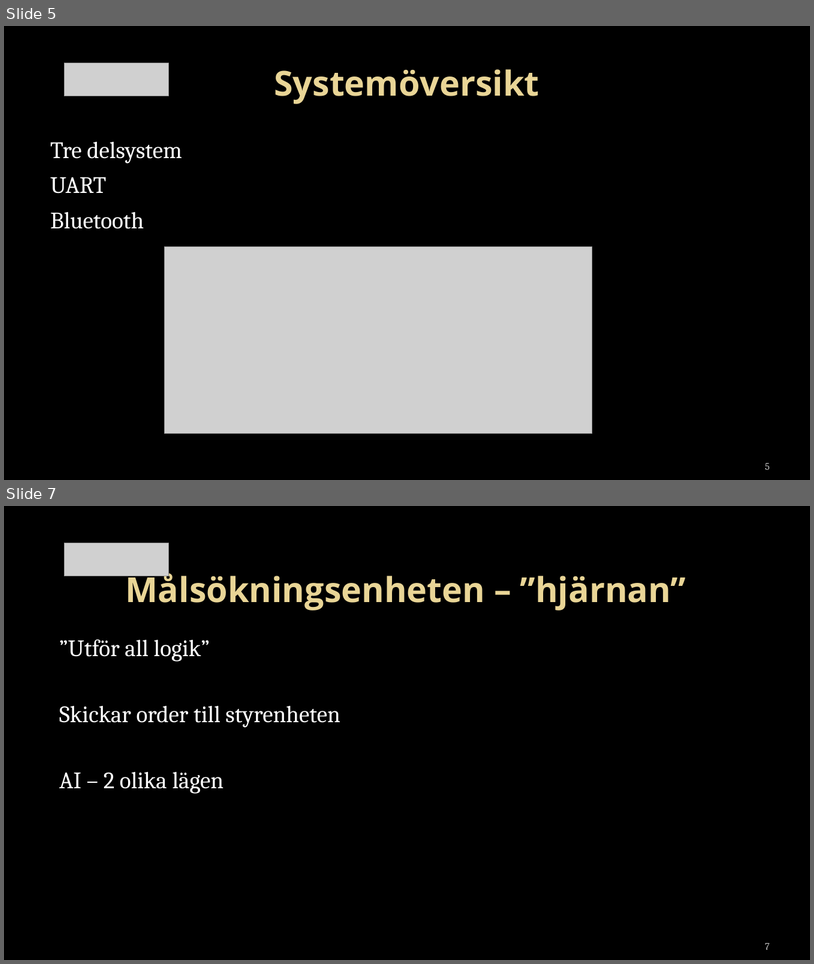
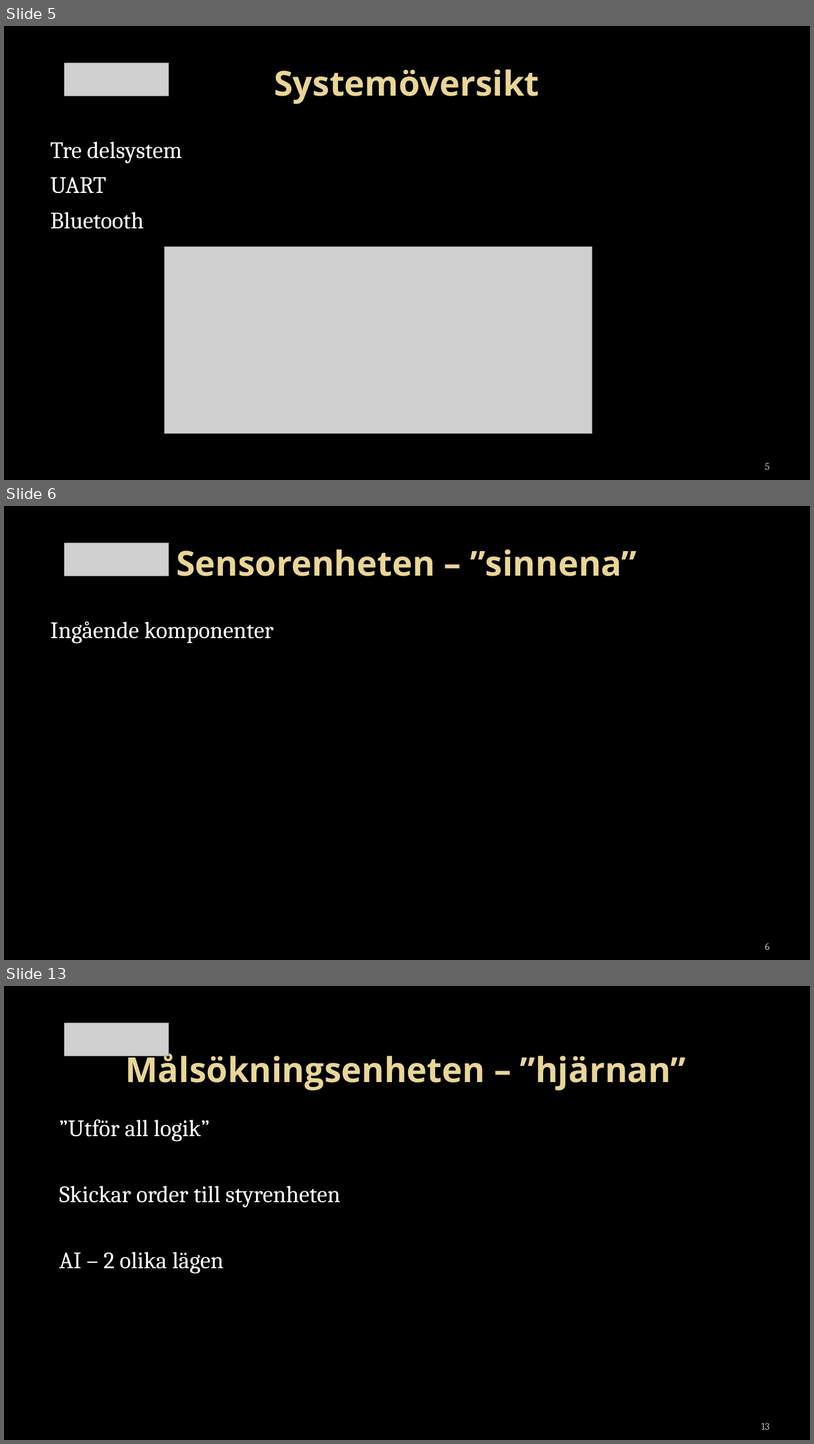
Before and after one commit to towni0/TSEA29---MrRobot, a slide deck: docs/TSEA29 - presentation v.01.pptx. Shown one above the other, each under a label of ours: slides 5 and 7 before the commit, slides 5, 6 and 13 after it; the slides between them are not shown. The pictures are 814x964 and 814x1444 pixels, drawn with LibreOffice and Linux fonts; fonts in the diff are those of the drawing; grey boxes stand for pictures; background and template pictures are left out. Boxes give left, top, right and bottom in pixels: in the first picture for what was removed or moved away, otherwise in the second. Text is boxed around its words. In the diff, an @@ line names an element or a change of style, - is before the commit and + after.

```diff
--- a/docs/TSEA29 - presentation v.01.pptx
+++ b/docs/TSEA29 - presentation v.01.pptx
@@ slide 6 added at [4,506,810,960], background picture (left out) @@
@@ picture added at [64,543,168,576] @@
@@ title added at [176,549,637,576], 41 pt, text gradient #EAD696 to #E7D081, bold @@
+Sensorenheten – ”sinnena”
@@ text added at [50,621,274,643], 28 pt, text #FFFFFF @@
+Ingående komponenter
@@ page number added at [765,943,770,949], 12 pt, text #BDBDBD @@
+6
@@ what was slide 7 is now slide 13 @@
@@ page number at [762,1422,770,1429]: text changed @@
-7
+13
```
Also in this commit, not shown: 2 slides changed, 11 other slides added.
